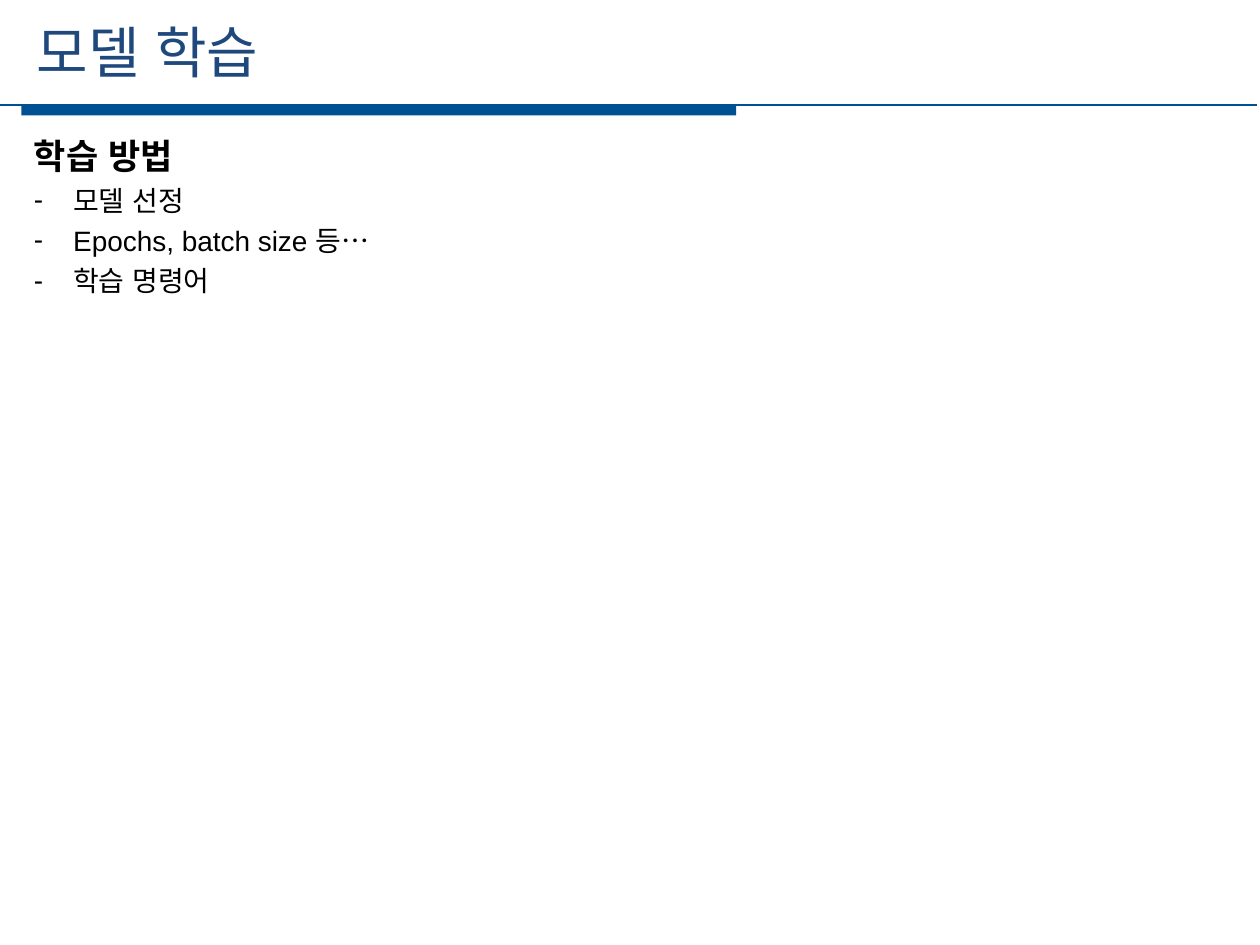
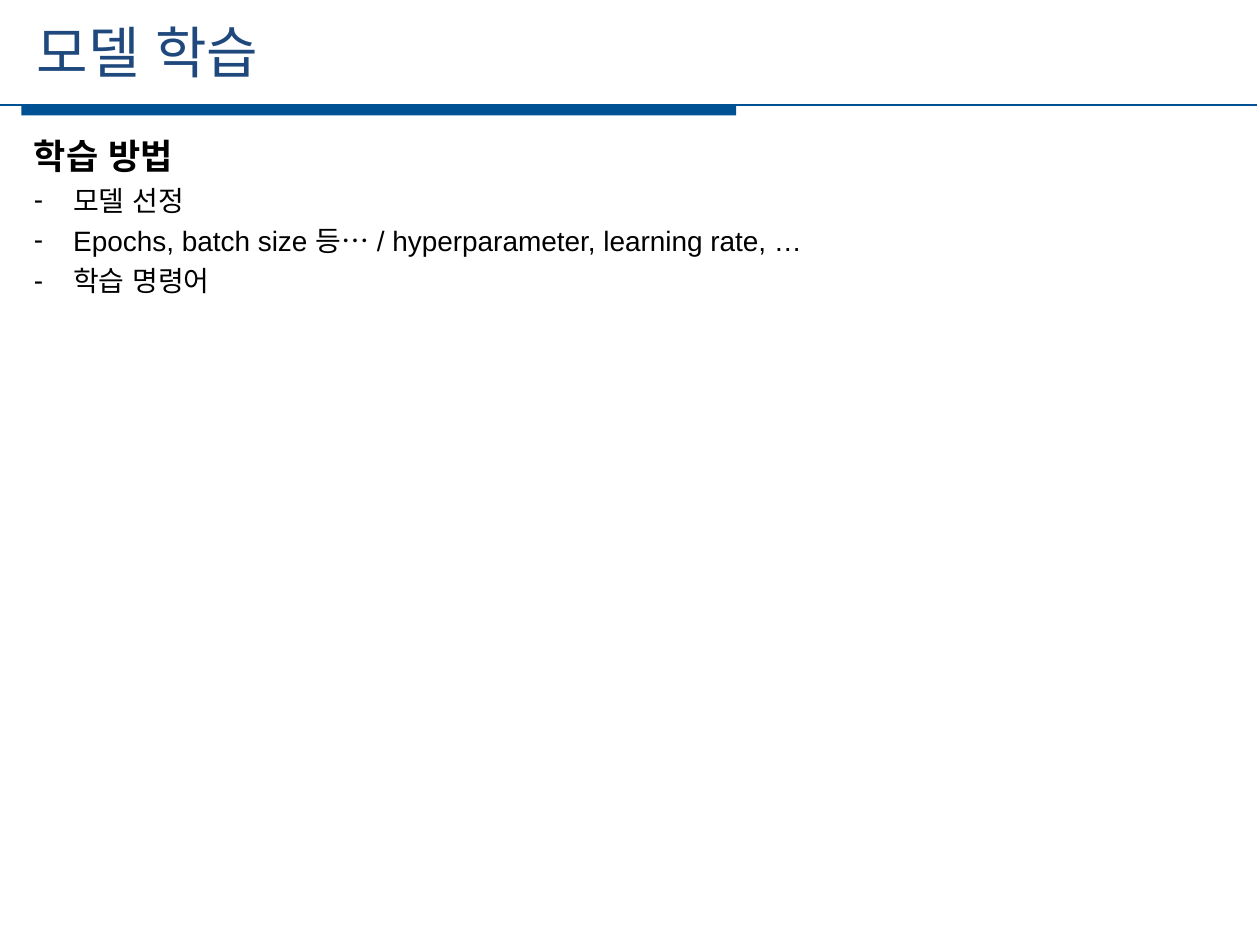
Before and after one commit to jun4879/cbnu_22_1_capstone, a slide deck: slide 9 of final_project/최종 발표/캡스톤 기말 프로젝트 21-6조.pptx (slide 7 before the commit). Drawn at 1260x945 pixels with LibreOffice and Linux fonts; fonts in the diff are those of the drawing. Boxes give left, top, right and bottom in pixels: in the first picture for what was removed or moved away, otherwise in the second. Text is boxed around its words. In the diff, an @@ line names an element or a change of style, - is before the commit and + after.

Commit message:
desktop learning model result update

```diff
--- a/final_project/최종 발표/캡스톤 기말 프로젝트 21-6조.pptx
+++ b/final_project/최종 발표/캡스톤 기말 프로젝트 21-6조.pptx
@@ text at <box>73,229,766,256</box>: text changed @@
-– Epochs, batch size 등…
+– Epochs, batch size 등… / hyperparameter, learning rate, …
```
Also in this commit, not shown: 4 other slides changed, 2 slides added, 28 other files.
